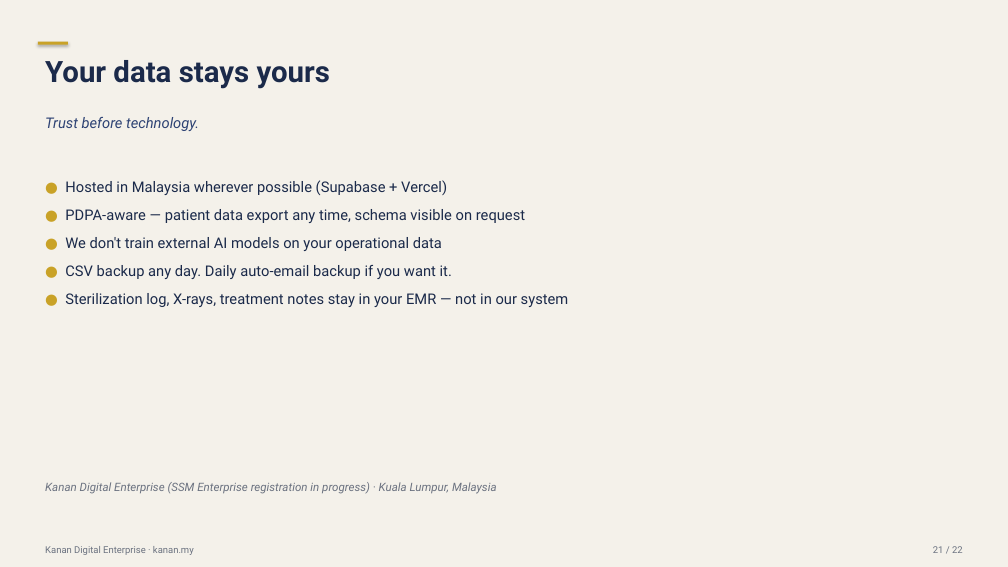
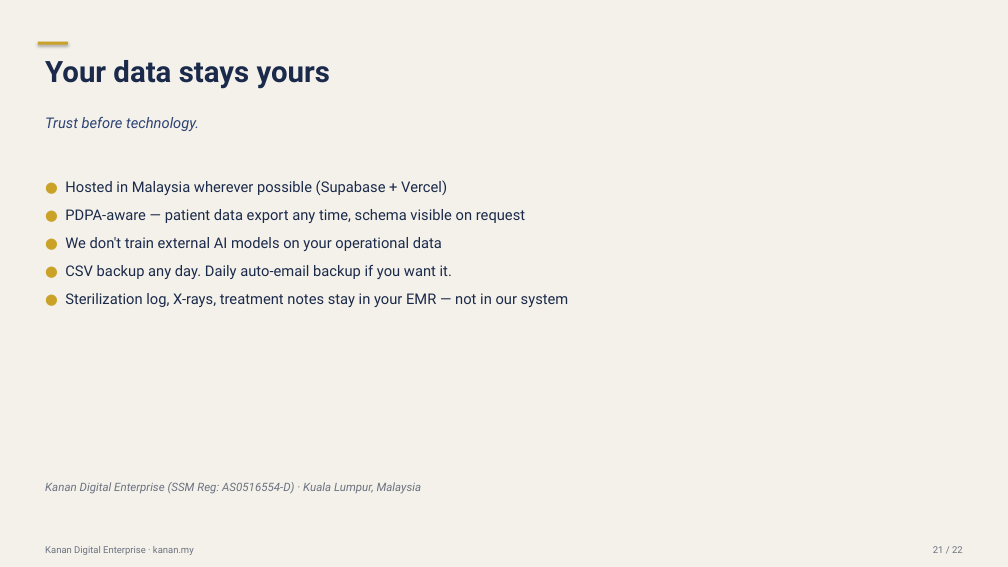
Before and after one commit to eloise-kanan/clinic-booking, a slide deck: slide 21 of demo/sales-deck/Kanan_Clinic_Booking_Demo_Deck.pptx. Drawn at 1008x567 pixels with LibreOffice and Linux fonts; fonts in the diff are those of the drawing. Boxes give left, top, right and bottom in pixels: in the first picture for what was removed or moved away, otherwise in the second. Text is boxed around its words. In the diff, an @@ line names an element or a change of style, - is before the commit and + after.

Commit message:
SSM number: AS0516554-D — populate in deck (trust slide); memory updated separately

```diff
--- a/demo/sales-deck/Kanan_Clinic_Booking_Demo_Deck.pptx
+++ b/demo/sales-deck/Kanan_Clinic_Booking_Demo_Deck.pptx
@@ text at bbox=[45, 482, 422, 494]: text changed @@
-Kanan Digital Enterprise (SSM Enterprise registration in progress) · Kuala Lumpur, Malaysia
+Kanan Digital Enterprise (SSM Reg: AS0516554-D) · Kuala Lumpur, Malaysia
```
Also in this commit, not shown: 1 other file.
